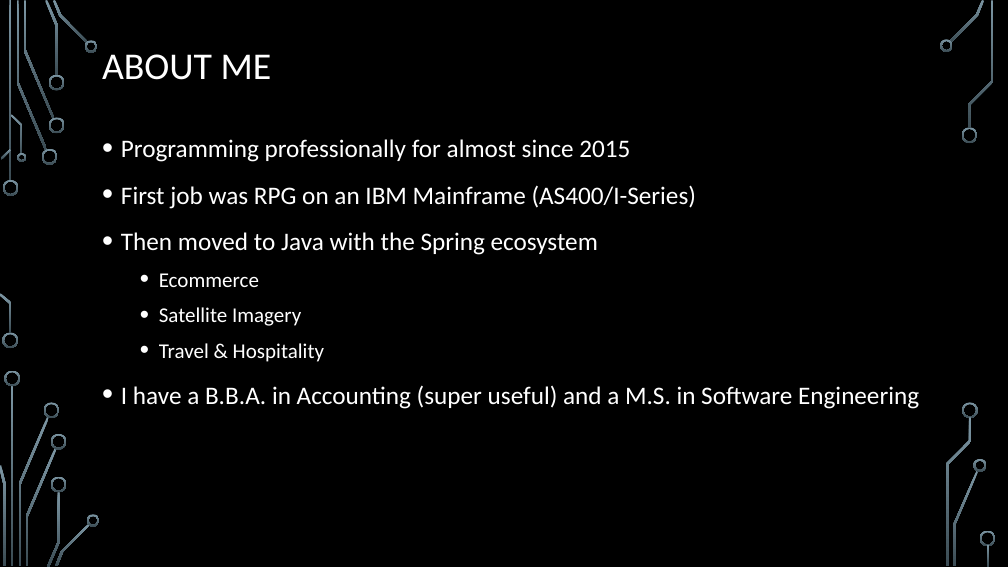
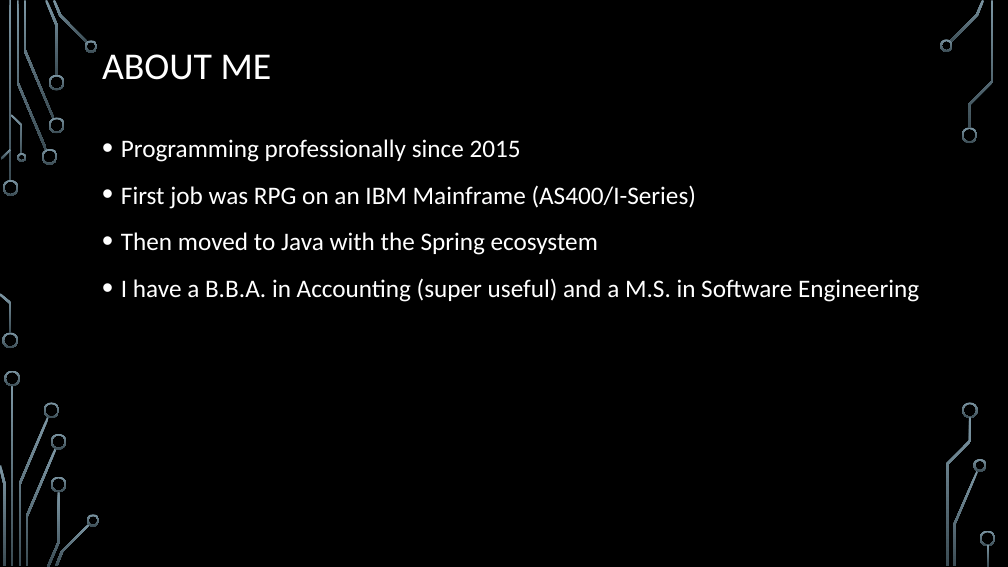
Before and after one commit to william-estes/youtube, a slide deck: slide 3 of lecture_1/Lecture_1.pptx (slide 2 before the commit). Drawn at 1008x567 pixels with LibreOffice and Linux fonts; fonts in the diff are those of the drawing; background and template pictures are left out. Boxes give left, top, right and bottom in pixels: in the first picture for what was removed or moved away, otherwise in the second. Text is boxed around its words. In the diff, an @@ line names an element or a change of style, - is before the commit and + after.

```diff
--- a/lecture_1/Lecture_1.pptx
+++ b/lecture_1/Lecture_1.pptx
@@ text at (121, 139, 521, 162): text changed @@
-• Programming professionally for almost since 2015
+• Programming professionally since 2015
@@ text at (159, 273, 324, 362): paragraphs removed @@
-  • Ecommerce
-  • Satellite Imagery
-  • Travel & Hospitality
```
Also in this commit, not shown: 6 other slides changed, 3 slides added, 1 other file.
